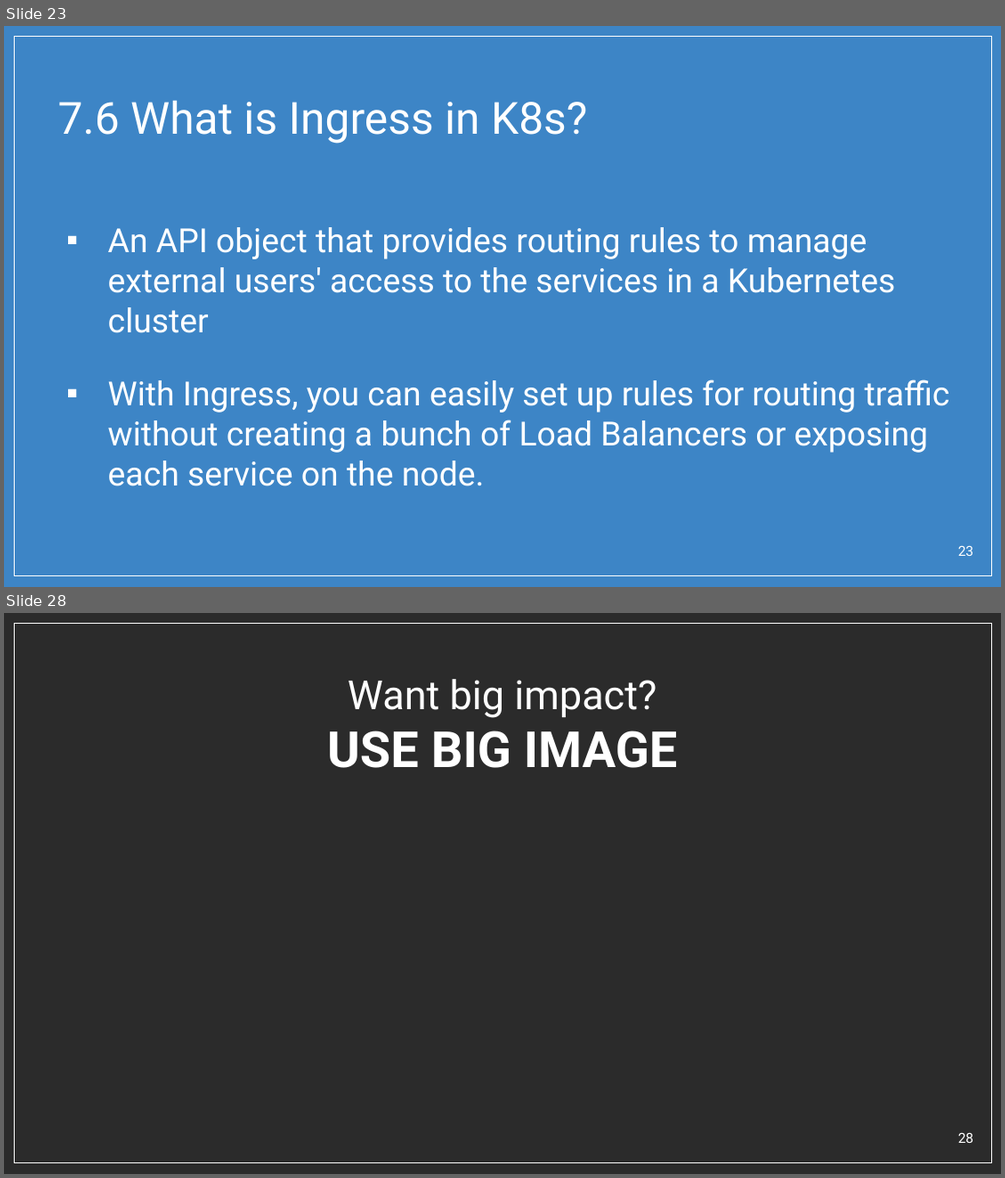
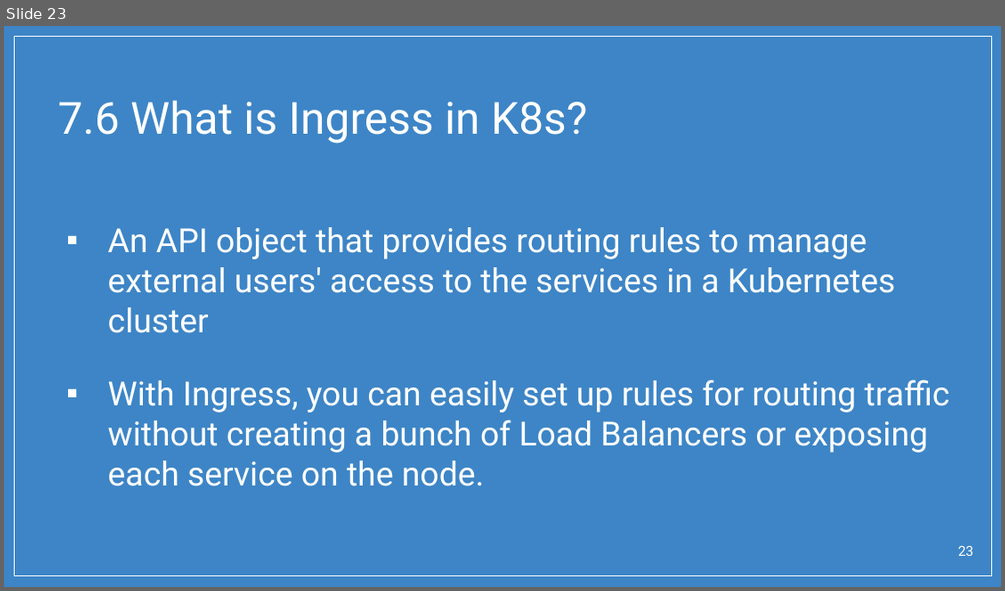
Before and after one commit to BrianChen0527/postgreSQL, a slide deck: ASUS_Docker_bootcamp/Docker Quiz.pptx. Shown one above the other, each under a label of ours: slides 23 and 28 before the commit, slide 23 after it; the slides between them are not shown. The pictures are 1005x1178 and 1005x591 pixels, drawn with LibreOffice and Linux fonts; fonts in the diff are those of the drawing; background and template pictures are left out; a plain dark background stands for a picture behind light text. Boxes give left, top, right and bottom in pixels: in the first picture for what was removed or moved away, otherwise in the second. Text is boxed around its words. In the diff, an @@ line names an element or a change of style, - is before the commit and + after.

```diff
--- a/ASUS_Docker_bootcamp/Docker Quiz.pptx
+++ b/ASUS_Docker_bootcamp/Docker Quiz.pptx
@@ slide 28 removed at <box>4,613,1001,1174</box>, background picture (left out); not listed: 1 template element that a slide beside it also shows @@
@@ title removed at <box>327,679,678,768</box> @@
-Want big impact?
-USE BIG IMAGE
@@ page number removed at <box>958,1133,973,1143</box> @@
-28
```
Also in this commit, not shown: 7 slides added, 32 other slides removed, 1 other file.
